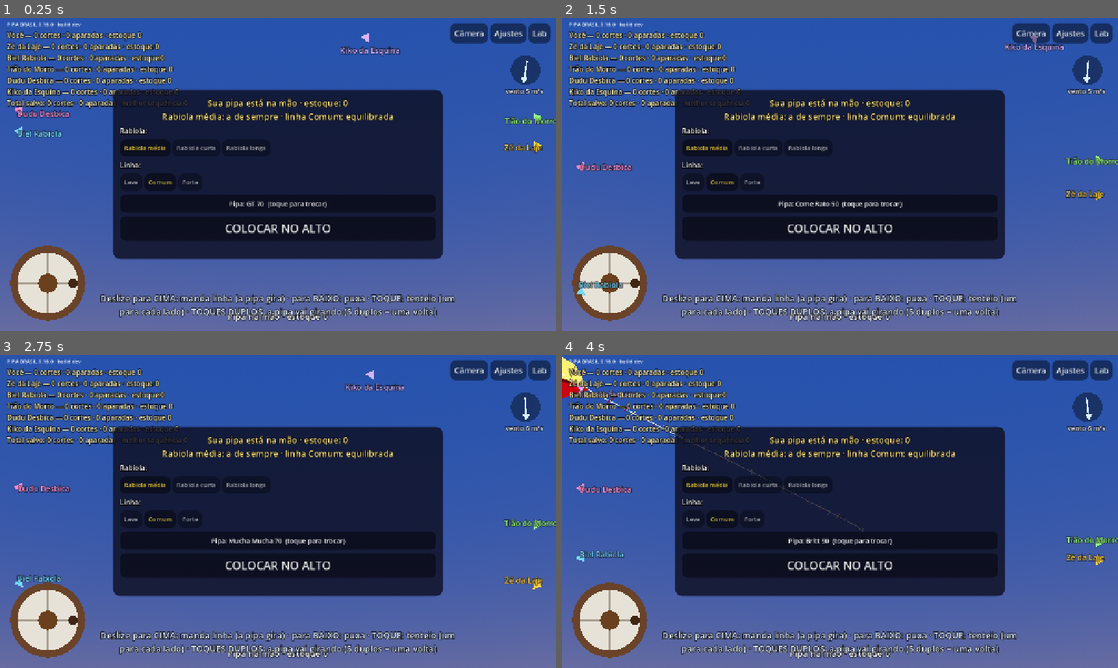
Above: before the commit, frames 1-4 (two rows, left to right).
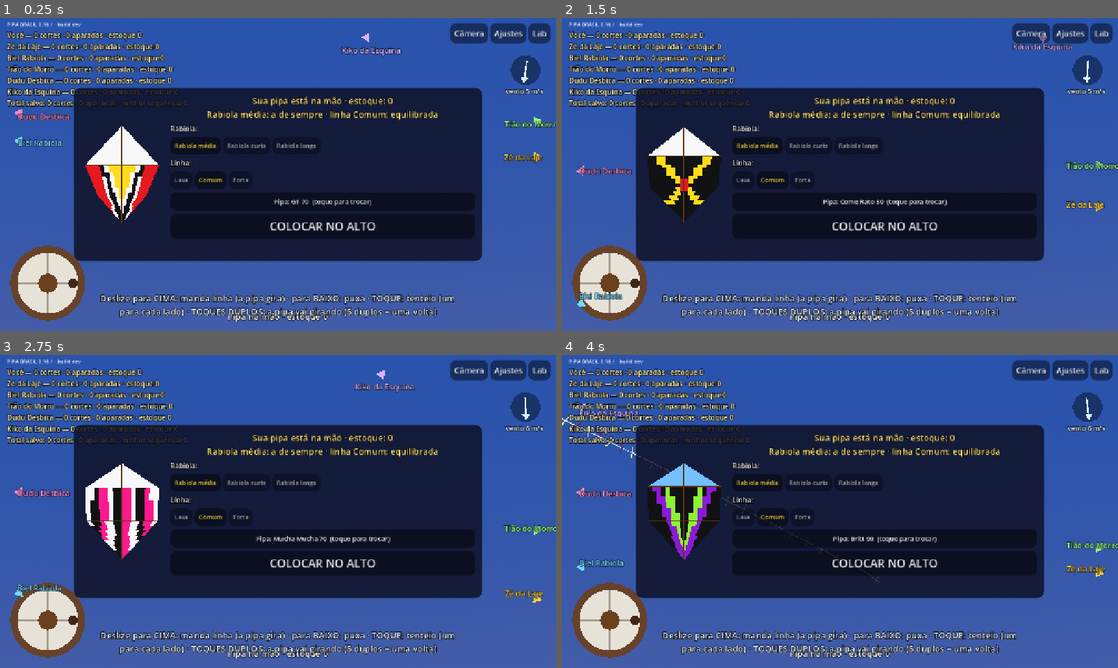
Above: after the commit, the same moments.

Repository: lucaskaeller201-ui/Pipa-Brasil
Game: Godot game, scene res://scenes/main/main.tscn
The game is run twice, just before and just after one commit, with the same random seed, the same clock (stepped at 60 frames per second) and the same inputs.
Inputs:
- Up to frame 1 (0.25 s): no input
- Up to frame 2 (1.5 s): click "Pipa: GT 70 (toque para troca…" at 0.5 s; click "Pipa: Pizza 55 (toque para tr…" at 1.25 s
- Up to frame 3 (2.75 s): click "Pipa: Come Rato 50 (toque par…" at 2 s
- Up to frame 4 (4 s): click "Pipa: Mucha Mucha 70 (toque p…" at 2.75 s; click "Pipa: Carrapeta 90 (toque par…" at 3.5 s

The runs differ from the first frame. In frame 1, 24% of the frame differs, in the area x 0-100%, y 1-100%; in frame 2, 24%; in frame 3, 24%; in frame 4, 25%, in the area x 0-100%, y 0-100%.

Commit message:
0.16.1: largada sem soltar a linha, com coice; prévia do modelo e câmera mais perto (D-046)
Co-Authored-By: Claude Opus 5.5 <noreply@anthropic.com>
Claude-Session: https://claude.ai/code/session_01VcBVPpGPHbKMkWY2F5CwiY

Diff:
--- a/game/match/livre.gd
+++ b/game/match/livre.gd
@@ -87,6 +87,8 @@
 var _botoes_pipa: Array = []
 var _botoes_linha: Array = []
 var _botao_desenho: Button
+var _previa: Control
+var _previa_estilo := -1
 var _rotulo_mao: Label
 var _estatisticas := {"cortes": 0, "aparadas": 0, "perdidas": 0, "melhor_sequencia": 0}
 
@@ -234,10 +236,10 @@
 	var mira := eu.kite.position if eu != null else olho + Vector3(0.0, 14.0, -22.0)
 	var alvo := mira - olho
 	var dist := alvo.length()
-	# Zoom (1ª pessoa): a pipa ocupa uns 6% da altura da tela. Na 3ª pessoa,
+	# Zoom (1ª pessoa): a pipa ocupa uns 10% da altura da tela (dá para ver o modelo). Na 3ª pessoa,
 	# visão aberta para ver as lajes e as outras pipas.
 	var envergadura := 0.6
-	var fov := clampf(rad_to_deg(envergadura / maxf(dist, 1.0)) / 0.06, 14.0, 55.0)
+	var fov := clampf(rad_to_deg(envergadura / maxf(dist, 1.0)) / 0.10, 8.0, 55.0)
 	if not _primeira_pessoa:
 		fov = 50.0
 	var guinada := atan2(-alvo.x, -alvo.z)
@@ -738,10 +740,10 @@
 	_painel_mao = PanelContainer.new()
 	_painel_mao.name = "PipaNaMao"
 	_painel_mao.set_anchors_preset(Control.PRESET_CENTER)
-	_painel_mao.offset_left = -380.0
-	_painel_mao.offset_right = 380.0
-	_painel_mao.offset_top = -195.0
-	_painel_mao.offset_bottom = 195.0
+	_painel_mao.offset_left = -470.0
+	_painel_mao.offset_right = 470.0
+	_painel_mao.offset_top = -200.0
+	_painel_mao.offset_bottom = 200.0
 	var fundo := StyleBoxFlat.new()
 	fundo.bg_color = Color(0.05, 0.05, 0.12, 0.8)
 	fundo.set_corner_radius_all(18)
@@ -749,9 +751,20 @@
 	_painel_mao.add_theme_stylebox_override("panel", fundo)
 	_painel_mao.add_to_group("botao_livre")
 	raiz.add_child(_painel_mao)
+	var linha_mao := HBoxContainer.new()
+	linha_mao.add_theme_constant_override("separation", 16)
+	_painel_mao.add_child(linha_mao)
+	# Prévia da pipa escolhida (formato e estampa do modelo).
+	_previa = Control.new()
+	_previa.name = "Previa"
+	_previa.custom_minimum_size = Vector2(190.0, 300.0)
+	_previa.mouse_filter = Control.MOUSE_FILTER_IGNORE
+	_previa.draw.connect(_desenhar_previa)
+	linha_mao.add_child(_previa)
 	var caixa := VBoxContainer.new()
 	caixa.add_theme_constant_override("separation", 8)
-	_painel_mao.add_child(caixa)
+	caixa.size_flags_horizontal = Control.SIZE_EXPAND_FILL
+	linha_mao.add_child(caixa)
 	_rotulo_mao = _rotulo(caixa, 20, Color(1.0, 0.9, 0.5), HORIZONTAL_ALIGNMENT_CENTER)
 	_rotulo(caixa, 16, Color.WHITE, HORIZONTAL_ALIGNMENT_LEFT).text = "Rabiola:"
 	var linha_p := HBoxContainer.new()
@@ -785,6 +798,47 @@
 
 func _trocar_desenho() -> void:
 	modo.you_style = (modo.you_style + 1) % Estilos.ESTILOS.size()
+	_previa.queue_redraw()
+
+
+## Desenha o modelo escolhido: contorno com as medidas e a estampa.
+func _desenhar_previa() -> void:
+	var estilo: Dictionary = Estilos.ESTILOS[modo.you_style]
+	var m: Array = estilo["m"]
+	var area := _previa.size
+	var escala := minf((area.y - 20.0) / float(m[0]), (area.x - 20.0) / maxf(float(m[1]), float(m[2])))
+	var cx := area.x * 0.5
+	var y0 := (area.y - float(m[0]) * escala) * 0.5
+	var ys := [0.0, float(m[3]), float(m[3]) + float(m[4]), float(m[0])]
+	var ws := [0.0, float(m[1]) * 0.5, float(m[2]) * 0.5, 0.0]
+	var tb := float(m[3]) / float(m[0])
+	var tc := (float(m[3]) + float(m[4])) / float(m[0])
+	var meia := maxf(float(m[1]), float(m[2])) * 0.5
+	for fx in 3:
+		for j in 8:
+			var ya := lerpf(ys[fx], ys[fx + 1], j / 8.0)
+			var yb := lerpf(ys[fx], ys[fx + 1], (j + 1) / 8.0)
+			var wa := lerpf(ws[fx], ws[fx + 1], j / 8.0)
+			var wb := lerpf(ws[fx], ws[fx + 1], (j + 1) / 8.0)
+			for i in 16:
+				var u0 := lerpf(-1.0, 1.0, i / 16.0)
+				var u1 := lerpf(-1.0, 1.0, (i + 1) / 16.0)
+				var cxm := (u0 + u1) * 0.25 * (wa + wb)
+				var cor := Estilos.cor(estilo, cxm / meia, (ya + yb) * 0.5 / float(m[0]), tb, tc)
+				var pts := PackedVector2Array([
+					Vector2(cx + u0 * wa * escala, y0 + ya * escala), Vector2(cx + u1 * wa * escala, y0 + ya * escala),
+					Vector2(cx + u1 * wb * escala, y0 + yb * escala), Vector2(cx + u0 * wb * escala, y0 + yb * escala)])
+				if wa < 0.001:
+					pts = PackedVector2Array([pts[0], pts[2], pts[3]])
+				elif wb < 0.001:
+					pts = PackedVector2Array([pts[0], pts[1], pts[2]])
+				_previa.draw_colored_polygon(pts, cor)
+	# varetas
+	var marrom := Color(0.35, 0.22, 0.1)
+	_previa.draw_line(Vector2(cx, y0), Vector2(cx, y0 + float(m[0]) * escala), marrom, 2.0)
+	for k in [1, 2]:
+		var y: float = y0 + float(ys[k]) * escala
+		_previa.draw_line(Vector2(cx - float(ws[k]) * escala, y), Vector2(cx + float(ws[k]) * escala, y), marrom, 2.0)
 
 
 func _escolher_linha(k: int) -> void:
@@ -797,6 +851,9 @@
 	for k in _botoes_pipa.size():
 		(_botoes_pipa[k] as Button).modulate = Color(1.0, 0.85, 0.2) if k == modo.you_kite else Color(1, 1, 1, 0.7)
 	_botao_desenho.text = "Pipa: %s  (toque para trocar)" % String(Estilos.ESTILOS[modo.you_style]["nome"])
+	if _previa_estilo != modo.you_style:
+		_previa_estilo = modo.you_style
+		_previa.queue_redraw()
 	for k in _botoes_linha.size():
 		(_botoes_linha[k] as Button).modulate = Color(1.0, 0.85, 0.2) if k == modo.you_line else Color(1, 1, 1, 0.7)
 
--- a/project.godot
+++ b/project.godot
@@ -7,7 +7,7 @@
 
 config/name="PIPA BRASIL"
 config/description="Simulador brasileiro de pipas em 3D"
-config/version="0.16.0"
+config/version="0.16.1"
 run/main_scene="res://scenes/main/main.tscn"
 config/features=PackedStringArray("4.7", "Mobile")
 config/icon="res://icon.svg"
--- a/sim/core/flyer.gd
+++ b/sim/core/flyer.gd
@@ -108,9 +108,6 @@
 	if not cut and k.spin_mode == KiteBody.SpinMode.SPIN_GIVE and not _was_giving and pull_age < 0.5:
 		k.lunge = KiteBody.LUNGE_TIME
 		lunges += 1
-	# Na largada a linha corre solta: a pipa leva linha junto no coice.
-	if not cut and k.lunge > 0.0 and line != null:
-		line.change_length(12.0 * (k.lunge / KiteBody.LUNGE_TIME) * h)
 	_was_giving = k.spin_mode == KiteBody.SpinMode.SPIN_GIVE
 	k.pull_taut = tension > 1.0
 	# Sentido do giro do desbico, para o bico ir para o lado pedido no céu.
--- a/sim/kite/kite_body.gd
+++ b/sim/kite/kite_body.gd
@@ -41,9 +41,9 @@
 var line_dir := Vector3.UP
 ## Coice da largada (D-042): s restantes do empurrão para a frente.
 var lunge := 0.0
-const LUNGE_TIME := 0.6
-const LUNGE_ACCEL := 70.0       ## m/s² no começo do coice
-const LUNGE_KICK := 9.0         ## m/s de tranco na hora da largada
+const LUNGE_TIME := 0.45
+const LUNGE_ACCEL := 40.0       ## m/s² no começo do coice
+const LUNGE_KICK := 4.0         ## m/s de tranco na hora da largada
 const MURCHA_MAX_DEG := 20.0    ## tenteio: um lado da pipa "murcha" (inclina)
 var _tenteio_ativo := false ## o bico está seguindo o ângulo-alvo do tenteio
 var _kick_prev := false
@@ -227,7 +227,7 @@
 	if lunge > 0.0:
 		# Na largada a linha corre solta e a vela não segura o ar: o vento freia
 		# pouco e a pipa dispara para a frente (D-045).
-		ar *= 1.0 - 0.85 * lunge / LUNGE_TIME
+		ar *= 1.0 - 0.4 * lunge / LUNGE_TIME
 	var f := last_aero_force * ar + GRAVITY * m
 	if lunge >= LUNGE_TIME:
 		# Largada: o tranco inicial (a pressão guardada solta de uma vez).
@@ -264,7 +264,7 @@
 				# ao contrário): vento e rabiola não fazem furacão
 				var teto := absf(alvo)
 				novo = clampf(move_toward(clampf(wnn, -teto, teto), alvo, deg_to_rad(d.spin_give_accel_deg) * h), -teto, teto)
-				if lunge > LUNGE_TIME - 0.35:
+				if lunge > LUNGE_TIME - 0.25:
 					novo = 0.0   # no coice da largada ela vai reta antes de girar
 			SpinMode.SPIN_KICK:
 				# Tenteio (D-041): cada toque soma um passo fixo ao ângulo-alvo
--- a/tests/scenarios/test_pipa_rio.gd
+++ b/tests/scenarios/test_pipa_rio.gd
@@ -271,8 +271,8 @@
 func test_largada_da_coice() -> void:
 	var com := _coice(true)
 	var sem := _coice(false)
-	print("      [largada] linha que correu em 0,6 s: com puxada antes %.1f m, sem %.1f m" % [com, sem])
-	assert_true(com > sem + 3.0, "na largada a pipa vai embora levando linha")
+	print("      [largada] avanço para a frente em 0,6 s: com puxada antes %.1f m, sem %.1f m" % [com, sem])
+	assert_true(com > sem + 0.5, "na largada a pipa dá um coice para a frente")
 
 
 func _coice(puxar_antes: bool) -> float:
@@ -286,6 +286,7 @@
 	var p0 := f.kite.position
 	var l0 := f.line_length()
 	var paralinha := (f.kite.position - f.hand_position).normalized()
+	var dir0 := f.kite.lunge_dir()
 	_rodar(w, 0.6)
 	f.input.clear()
 	var dp := f.kite.position - p0
@@ -293,4 +294,4 @@
 		"com" if puxar_antes else "sem", dp.length(), dp.dot(paralinha), bico.dot(paralinha), l0, f.line_length()])
 	if puxar_antes:
 		assert_eq(f.lunges, 1, "deu uma largada")
-	return f.line_length() - l0
+	return dp.dot(dir0)
Not shown, changed: export_presets.cfg
Not shown, changed: docs/changelog.md
Not shown, changed: docs/decisoes.md
Not shown, changed: docs/progresso.md
